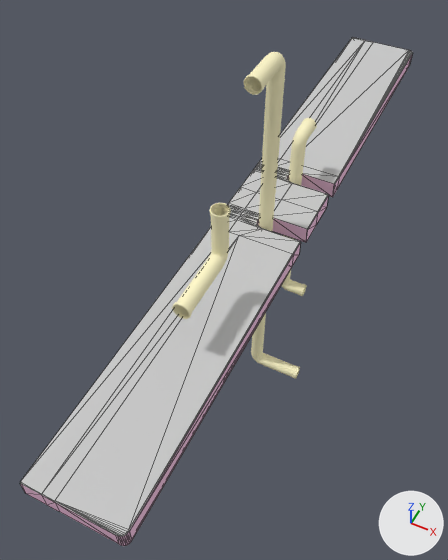
An edit to the FBX model Project/Assets/Project/Public/Wall/3D/Wall.FBX, drawn before and after from the same camera.
Both versions are drawn from a camera (50 mm lens) standing at (2.41, -8.73, 13.11) and looking at (-1.35, -1.22, 3.72). Every picture has the same lights, and +X, +Y and +Z are marked at lower right. Mesh edges are drawn as thin lines on the coarser meshes. Where no turn or scale is listed for an object, it has been applied to the vertices.

Script lines for the objects in view, before the commit:
```python
me_mesh = bpy.data.meshes.new('Mesh')
me_mesh.from_pydata(...)  # 225 vertices, 446 faces; spans x -1.58..0.05, y -6.81..6.81, z 4.82..5.17
# faces by material slot: [352, 94]
me_mesh.materials.append(mat_material__83)  # light grey #cacaca
me_mesh.materials.append(mat_material__83_001)  # pink #fccae9
me_mesh_001 = bpy.data.meshes.new('Mesh.001')
me_mesh_001.from_pydata(...)  # 888 vertices, 852 faces; spans x -0.88..0.34, y -3.88..1.25, z 0.66..8.61
me_mesh_001.materials.append(mat_material__83_003)  # beige #fff8ca
ob_tube = bpy.data.objects.new('Tube', me_mesh_001)
ob_tube.location = (0.0, 0.0, 0.0)
ob_wall = bpy.data.objects.new('Wall', me_mesh)
ob_wall.location = (0.0, 0.0, 0.0)
```
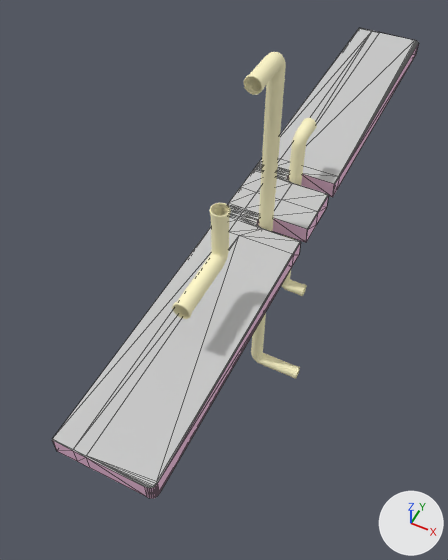
The newer file is also rescaled (x0.394) as a whole; pictures and numbers use the older file's frame.

Location of each change, (x1, y1, x2, y2) in pixels of the pictures (448 x 560 px; the box of a moved part takes in the faces that stretch with it):
'Wall', reshaped (7% narrower, 8% shorter)
    before: (20, 37, 413, 546)
    after: (52, 28, 418, 498)
part 1 of me_mesh, moved or reshaped
    before: (278, 37, 413, 189)
    after: (278, 28, 418, 189)
part 2 of me_mesh, moved or reshaped
    before: (20, 241, 267, 546)
    after: (52, 241, 267, 498)

The edits, one by one:
me_mesh has 225 vertices, 446 faces and spans x -1.58..0.05, y -6.81..6.81, z 4.82..5.17.
me_mesh is used by ob_wall; location (0.0, 0.0, 0.0).
me_mesh part 1: all 33 vertices in x -1.58..0.05, y 6.69..6.81, z 4.82..5.17 are moved by (0.0, 0.58, 0.0).
me_mesh part 2: all 33 vertices in x -1.58..0.05, y -6.81..-6.69, z 4.82..5.17 are moved by (0.0, 0.7, 0.0).
